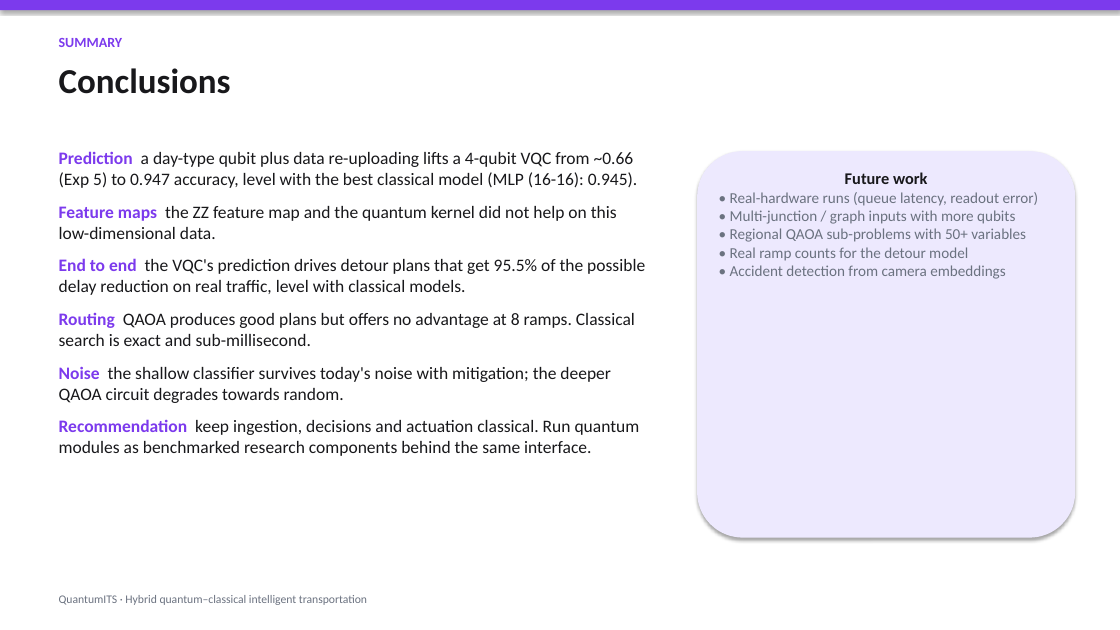
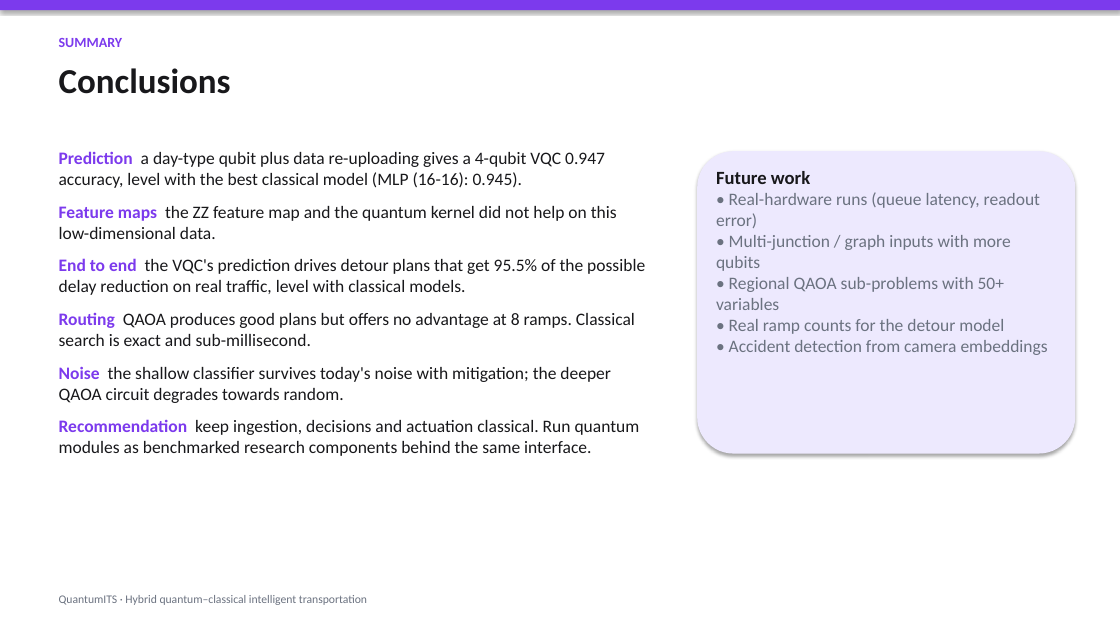
Before and after one commit to NathanC987/quantum-mp, a slide deck: slide 10 of slides/QuantumITS.pptx. Drawn at 1120x630 pixels with LibreOffice and Linux fonts; fonts in the diff are those of the drawing. Boxes give left, top, right and bottom in pixels: in the first picture for what was removed or moved away, otherwise in the second. Text is boxed around its words. In the diff, an @@ line names an element or a change of style, - is before the commit and + after.

```diff
--- a/slides/QuantumITS.pptx
+++ b/slides/QuantumITS.pptx
@@ text at box(59, 151, 605, 188): text changed @@
-Prediction a day-type qubit plus data re-uploading lifts a 4-qubit VQC from ~0.66 (Exp 5) to 0.947 accuracy, level with the best classical model (MLP (16-16): 0.945).
+Prediction a day-type qubit plus data re-uploading gives a 4-qubit VQC 0.947 accuracy, level with the best classical model (MLP (16-16): 0.945).
@@ rounded rectangle "Future work": place and size @@
-rounded rectangle "Future work" at box(697, 151, 1075, 538)
+rounded rectangle "Future work" at box(697, 151, 1075, 454)
@@ rounded rectangle "Future work" at box(697, 151, 1075, 454): size 14 to 16 pt in "Future work"; size 13 to 15 pt; alignment centre to left @@
```
Also in this commit, not shown: 8 other slides changed, 7 other files.
